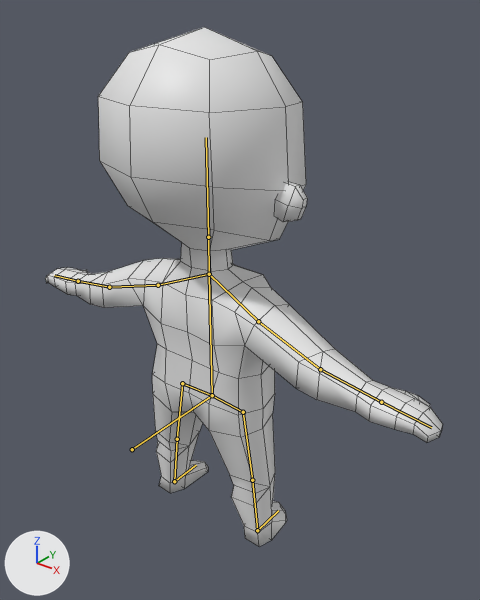
What one commit did to the Blender file work/blender/character.blend.
Both versions are drawn from a 50 mm camera at (1.243, -1.403, 1.756) aimed at (0.055, 0.081, 0.836). The lights are fixed; the arrows at lower left show +X, +Y and +Z. The bones that bend it are drawn over the model as lines. Mesh edges are drawn as thin lines.

In view in the first picture: 'nude'.
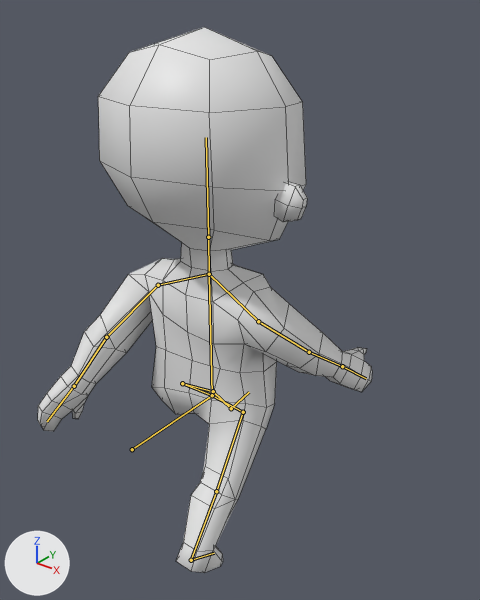
The newer file adds an action. The first version stands in its rest pose; the second is drawn at frame 40 of the action 'Walk'.

Location of each change, [x1, y1, x2, y2] in pixels of the pictures (480 x 600 px):
'nude', posed (16% narrower)
    before: [45, 27, 443, 547]
    after: [38, 27, 372, 573]
bone 'UpperArm-L', root to tip
    before: (158, 285) to (109, 287)
    after: (158, 285) to (106, 337)
bone 'LowerArm-L', root to tip
    before: (109, 287) to (78, 281)
    after: (106, 337) to (74, 386)
bone 'UpperArm-R', root to tip
    before: (258, 321) to (320, 369)
    after: (258, 321) to (309, 352)
bone 'LowerArm-R', root to tip
    before: (320, 369) to (381, 402)
    after: (309, 352) to (342, 366)
bone 'UpperLeg-L', root to tip
    before: (182, 383) to (177, 439)
    after: (182, 383) to (213, 391)
bone 'LowerLeg-L', root to tip
    before: (177, 439) to (174, 481)
    after: (213, 391) to (231, 408)
bone 'Foot-L', root to tip
    before: (174, 481) to (196, 465)
    after: (231, 408) to (249, 392)
bone 'UpperLeg-R', root to tip
    before: (243, 412) to (252, 480)
    after: (243, 412) to (216, 491)
bone 'Foot-R', root to tip
    before: (257, 530) to (278, 510)
    after: (191, 560) to (214, 553)

Edits to the bpy script that builds the scene:
```text
Change bone_upperarm_l:
    where bone_upperarm_l = bpy.data.objects['Armature'].pose.bones['UpperArm-L']  # child of 'Shoulder-L'
    bone_upperarm_l.location: (0.0, 0.0, 0.0) -> (-0.663, 0.1, -0.508)
    bone_upperarm_l.rotation_quaternion: (1.0, 0.0, 0.0, 0.0) -> (0.824, -0.404, 0.298, 0.264)  # degrees (0, 0, 0) -> degrees (-46, 45, 16)
Change bone_lowerarm_l:
    where bone_lowerarm_l = bpy.data.objects['Armature'].pose.bones['LowerArm-L']  # child of 'UpperArm-L'
    bone_lowerarm_l.rotation_quaternion: (1.0, 0.0, 0.0, 0.0) -> (0.99, -0.141, -0.006, 0.0)  # degrees (0, 0, 0) -> degrees (-16, -1, 0)
Change bone_upperarm_r:
    where bone_upperarm_r = bpy.data.objects['Armature'].pose.bones['UpperArm-R']  # child of 'Shoulder-R'
    bone_upperarm_r.location: (0.0, 0.0, 0.0) -> (-0.685, 0.261, 0.94)
    bone_upperarm_r.rotation_quaternion: (1.0, 0.0, 0.0, 0.0) -> (0.804, 0.277, 0.269, -0.452)  # degrees (0, 0, 0) -> degrees (16, 43, -52)
Change bone_lowerarm_r:
    where bone_lowerarm_r = bpy.data.objects['Armature'].pose.bones['LowerArm-R']  # child of 'UpperArm-R'
    bone_lowerarm_r.rotation_quaternion: (1.0, 0.0, 0.0, 0.0) -> (0.994, 0.098, 0.005, 0.05)  # degrees (0, 0, 0) -> degrees (11, 0, 6)
Change bone_upperleg_l:
    where bone_upperleg_l = bpy.data.objects['Armature'].pose.bones['UpperLeg-L']  # child of 'Hip-L'
    bone_upperleg_l.location: (0.0, 0.0, 0.0) -> (-0.121, 0.216, -0.024)
    bone_upperleg_l.rotation_quaternion: (1.0, 0.0, 0.0, 0.0) -> (0.896, 0.0, -0.072, -0.439)  # degrees (0, 0, 0) -> degrees (4, -7, -52)
Change bone_lowerleg_l:
    where bone_lowerleg_l = bpy.data.objects['Armature'].pose.bones['LowerLeg-L']  # child of 'UpperLeg-L'
    bone_lowerleg_l.location: (0.0, 0.0, 0.0) -> (0.059, -0.065, 0.008)
    bone_lowerleg_l.rotation_quaternion: (1.0, 0.0, 0.0, 0.0) -> (0.994, 0.0, 0.013, 0.113)  # degrees (0, 0, 0) -> degrees (0, 1, 13)
Change bone_foot_l:
    where bone_foot_l = bpy.data.objects['Armature'].pose.bones['Foot-L']  # child of 'LowerLeg-L'
    bone_foot_l.location: (0.0, 0.0, 0.0) -> (0.0, 0.005, 0.092)
    bone_foot_l.rotation_quaternion: (1.0, 0.0, 0.0, 0.0) -> (0.961, -0.277, 0.0, 0.0)  # degrees (0, 0, 0) -> degrees (-32, 0, 0)
Change bone_upperleg_r:
    where bone_upperleg_r = bpy.data.objects['Armature'].pose.bones['UpperLeg-R']  # child of 'Hip-R'
    bone_upperleg_r.location: (0.0, 0.0, 0.0) -> (-0.912, 0.235, 0.049)
    bone_upperleg_r.rotation_quaternion: (1.0, 0.0, 0.0, 0.0) -> (0.921, 0.0, -0.064, 0.385)  # degrees (0, 0, 0) -> degrees (-3, -7, 46)
Change bone_foot_r:
    where bone_foot_r = bpy.data.objects['Armature'].pose.bones['Foot-R']  # child of 'LowerLeg-R'
    bone_foot_r.rotation_quaternion: (1.0, 0.0, 0.0, 0.0) -> (0.989, 0.149, 0.0, 0.0)  # degrees (0, 0, 0) -> degrees (17, 0, 0)
```
